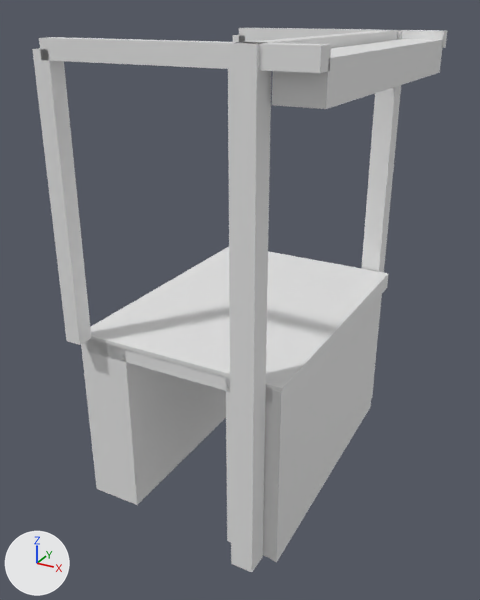
One commit to the glTF model models/amsterdam/amsterdam-van-hallbrug-brug-171/amsterdam-van-hallbrug-brug-171.glb: the scene before it, then after it.
The view is the same before and after, from a camera (50 mm lens) standing at (16.9, -32.0, 16.2) and looking at (0.0, -1.3, 0.9). The lights are fixed; the arrows at lower left show +X, +Y and +Z. The picture after the commit comes second.

Objects in the first picture: 'building:balans', 'building:balans 2', 'building:contragewicht', 'building:hamei', 'building:hamei 2', 'building:hangstang', 'building:hangstang 2', 'building:portaal', 'road:dek', 'road:fietspad 2', 'road:landhoofd (aangenomen)', 'road:landhoofd (aangenomen) 2', 'road:rijbaan lokale weg', 'road:voetpad', 'road:voetpad 2' and 1 more.
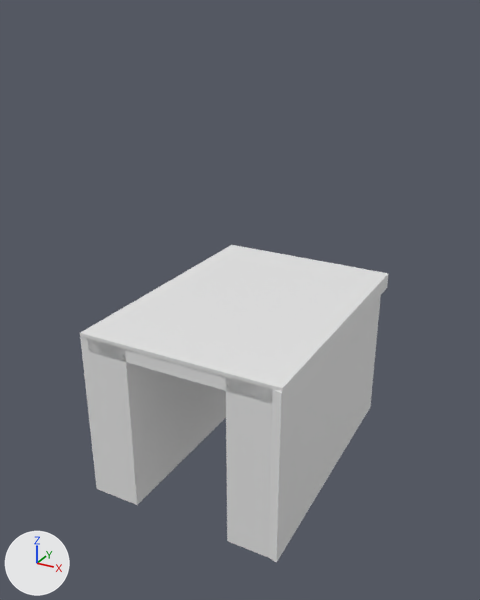
What the commit changed:
Object 'building:hamei' (ob_building_hamei) is deleted.
Object 'building:hamei 2' (ob_building_hamei_2) is deleted.
Object 'building:portaal' (ob_building_portaal) is deleted.
Object 'building:balans' (ob_building_balans) is deleted.
Object 'building:hangstang' (ob_building_hangstang) is deleted.
Object 'building:balans 2' (ob_building_balans_2) is deleted.
Object 'building:hangstang 2' (ob_building_hangstang_2) is deleted.
Object 'building:contragewicht' (ob_building_contragewicht) is deleted.

Where the change shows, as pixel boxes [x1, y1, x2, y2] in the pictures (480 x 600 px):
'building:hamei 2', deleted: before [228, 42, 271, 572]
'building:hangstang 2', deleted: before [32, 48, 91, 345]
'building:contragewicht', deleted: before [272, 39, 443, 109]
'building:balans 2', deleted: before [39, 37, 331, 73]
'building:hamei', deleted: before [361, 30, 401, 399]
'building:balans', deleted: before [239, 28, 447, 48]
'building:portaal', deleted: before [242, 30, 398, 48]
'building:hangstang', deleted: before [233, 35, 245, 42]
